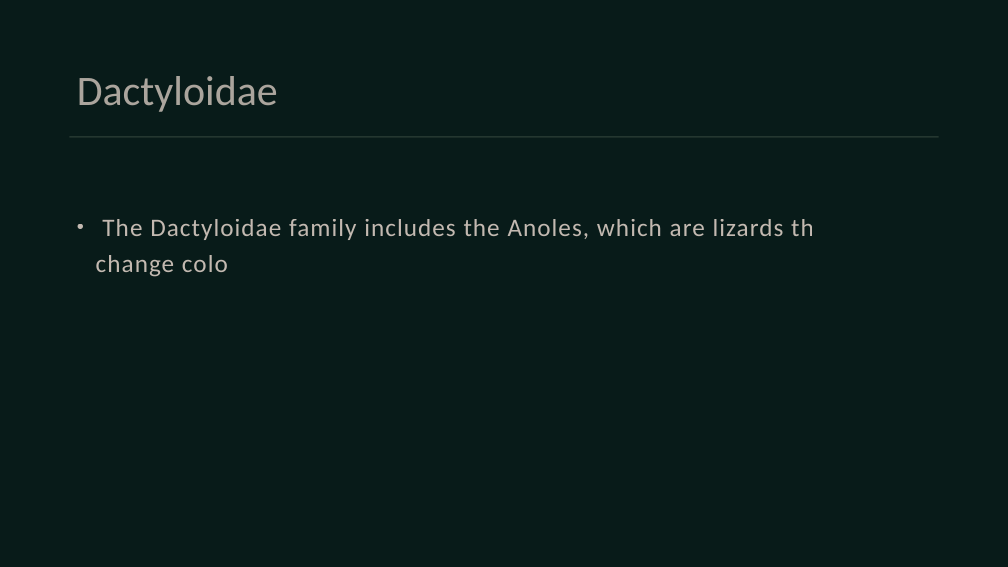
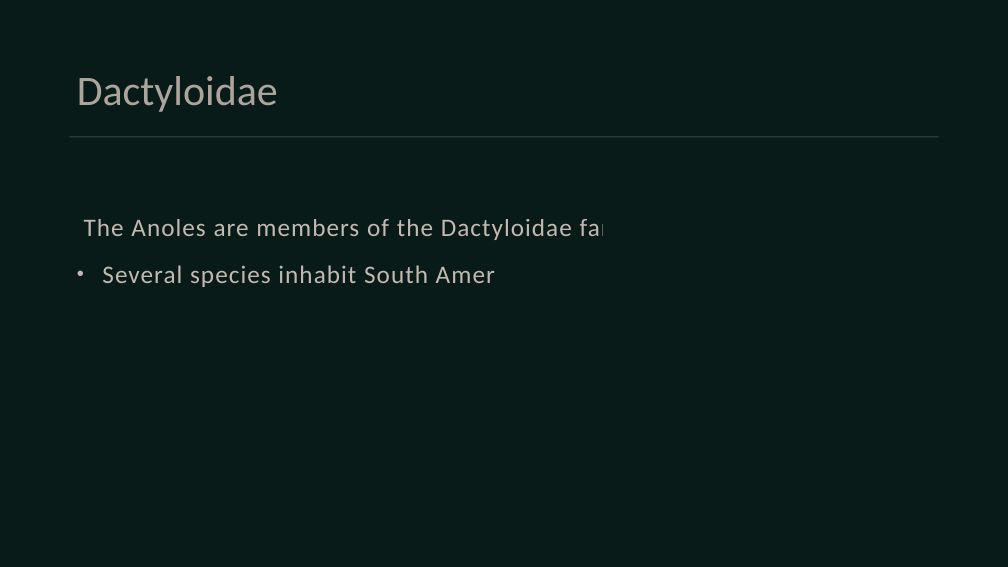
Before and after one commit to Rayaan-khan428/Research2Slides, a slide deck: slide 9 of pdfextraction/content/output/A Survey of South American Lizards Biodiversity and Ecological.pptx. Drawn at 1008x567 pixels with LibreOffice and Linux fonts; fonts in the diff are those of the drawing. Boxes give left, top, right and bottom in pixels: in the first picture for what was removed or moved away, otherwise in the second. Text is boxed around its words. In the diff, an @@ line names an element or a change of style, - is before the commit and + after.

```diff
--- a/pdfextraction/content/output/A Survey of South American Lizards Biodiversity and Ecological.pptx
+++ b/pdfextraction/content/output/A Survey of South American Lizards Biodiversity and Ecological.pptx
@@ text at [84, 219, 653, 287]: text changed @@
-• The Dactyloidae family includes the Anoles, which are lizards that can change color.
+• The Anoles are members of the Dactyloidae family.
+  Several species inhabit South America.
```
Also in this commit, not shown: 10 other slides changed, 3 slides added, 10 other files.
